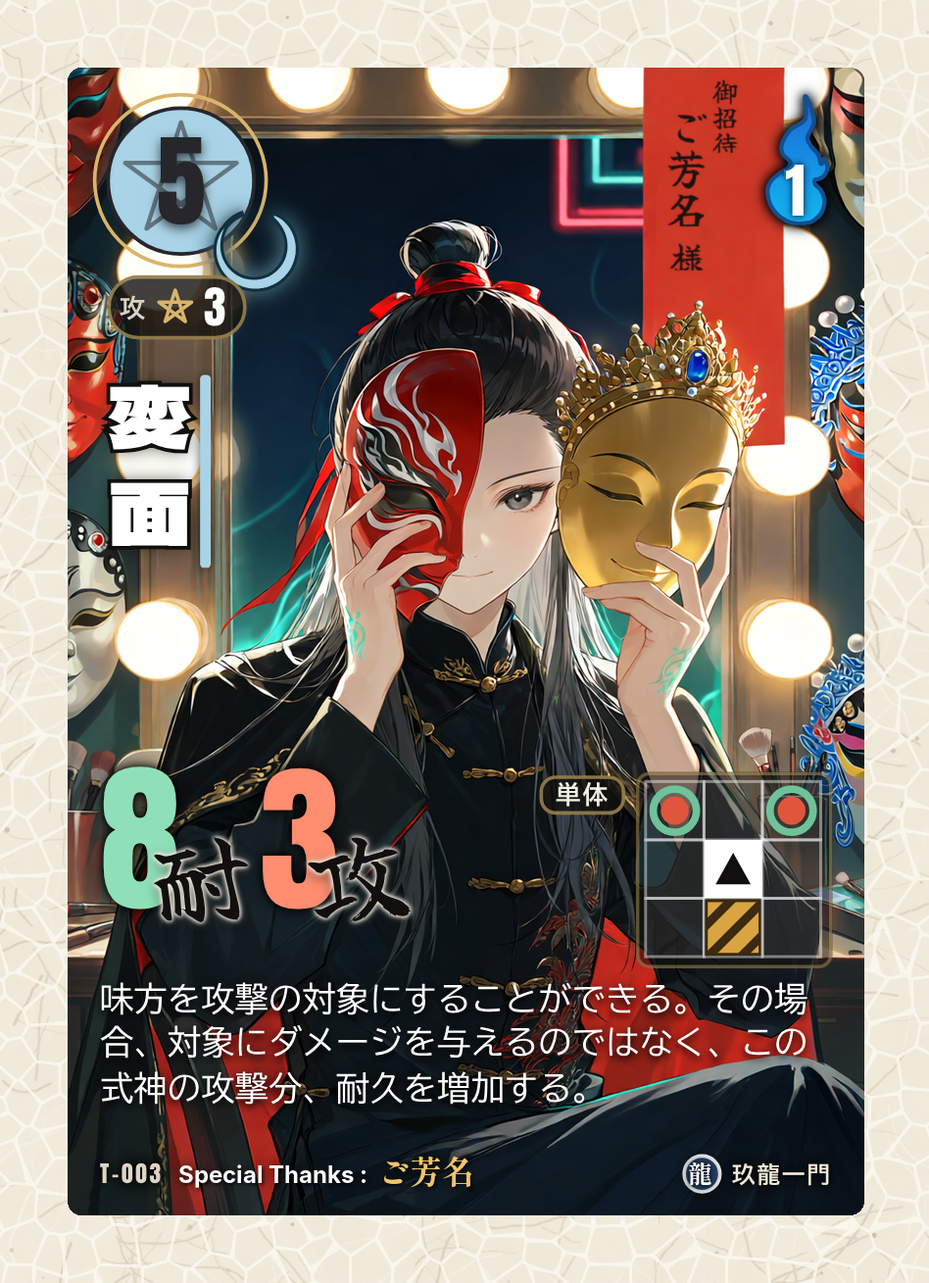
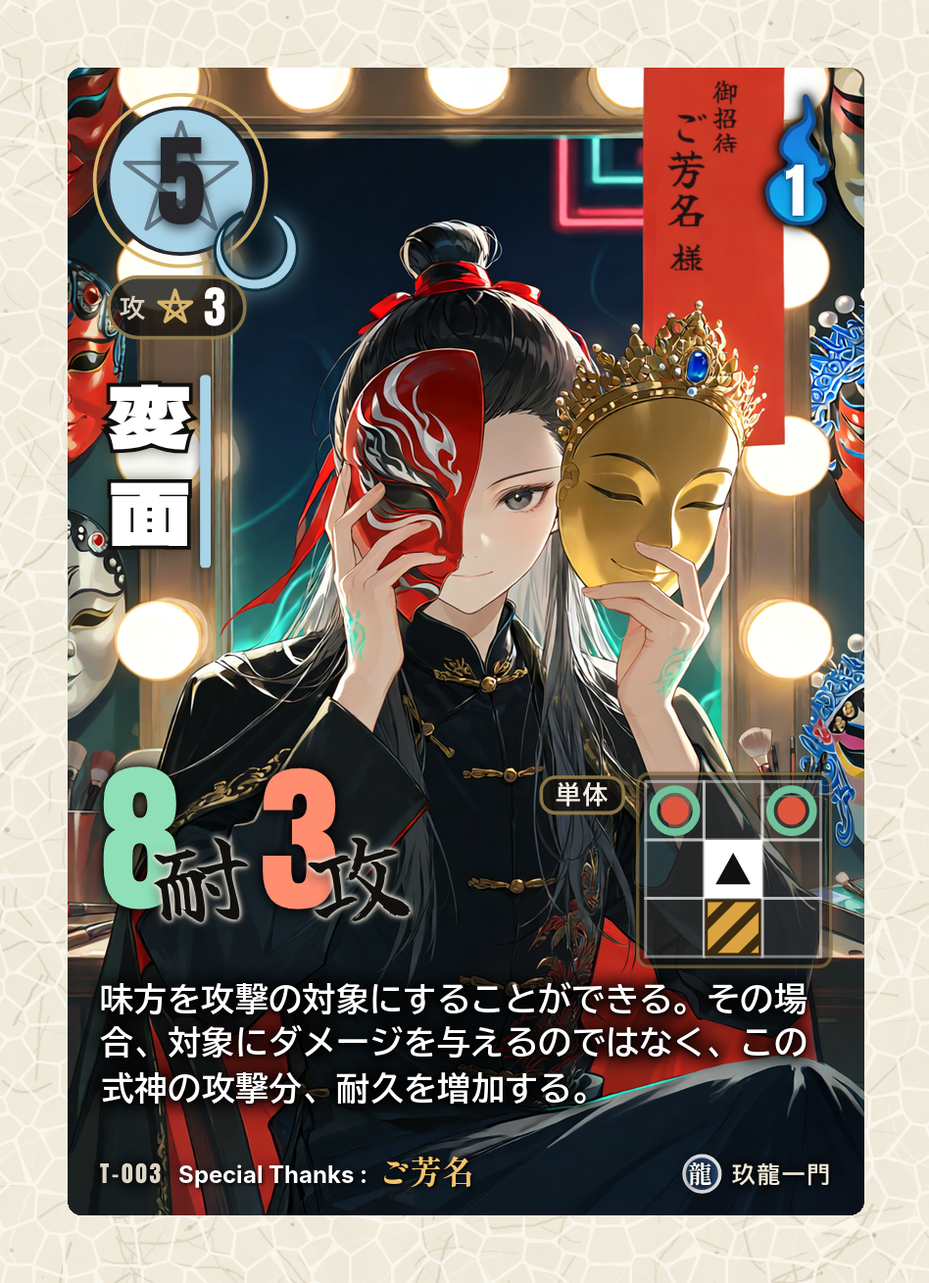
Before/after of a 929×1283 layered artwork. What changed in the layer stack:
removed layer "11c_効果文_白文字(影なし)" over (99, 981, 808, 1105)
removed layer "11b_効果文の影_内側(0 1px 2px 黒90%)" (was 90%) over (92, 976, 816, 1117)
removed layer "11a_効果文の影_外側(0 0 4px 黒60%)" (was 60%) over (83, 965, 824, 1121)
added layer "11c_効果文_白文字_太字(影なし)" above "11b_効果文の影_内側(下に少し・黒95%)" over (99, 981, 808, 1104)
added layer "11b_効果文の影_内側(下に少し・黒95%)" (95%) above "11a_効果文の影_外側(広め・黒85%)" over (96, 978, 812, 1110)
added layer "11a_効果文の影_外側(広め・黒85%)" (85%) above "10_間合" over (83, 963, 824, 1124)
